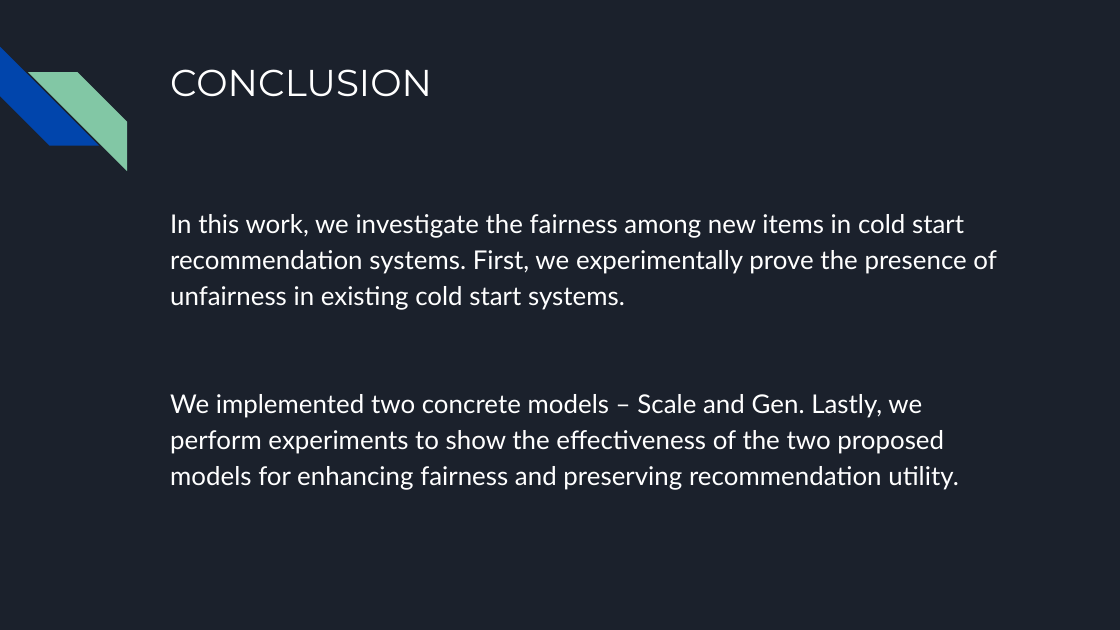
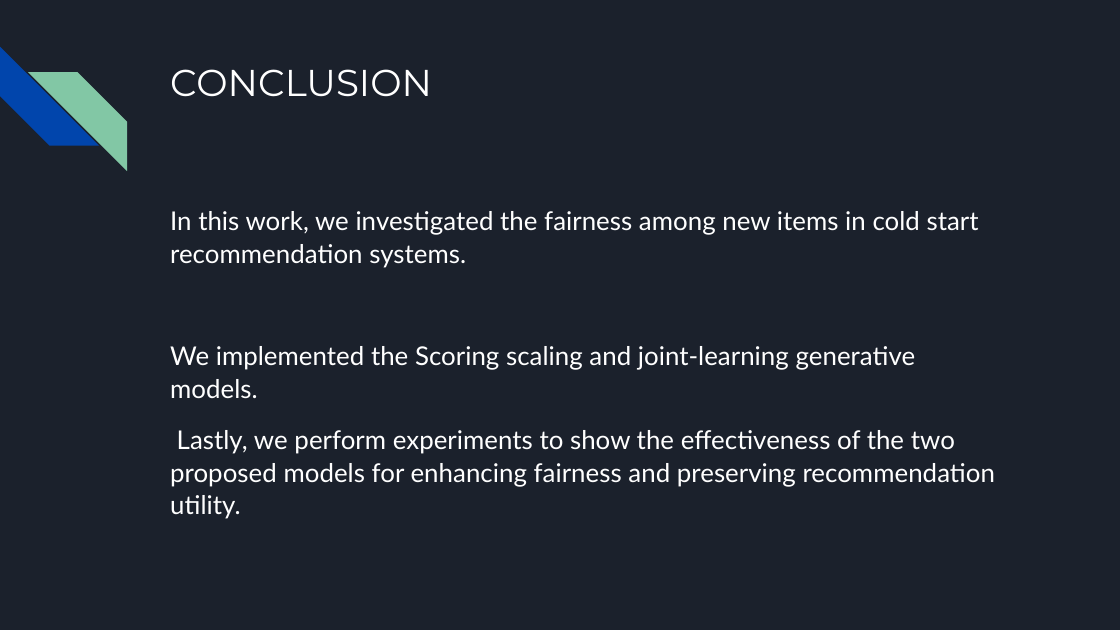
Before and after one commit to nikhilvenkatkumsetty/Mitigating-Unfairness-and-Bias-in-Cold-Start-Recommenders, a slide deck: slide 18 of MIDSEM and ENDSEM Presentations/IT458-IR_Endsem_Team-17_Nikhil_Amith.pptx. Drawn at 1120x630 pixels with LibreOffice and Linux fonts; fonts in the diff are those of the drawing. Boxes give left, top, right and bottom in pixels: in the first picture for what was removed or moved away, otherwise in the second. Text is boxed around its words. In the diff, an @@ line names an element or a change of style, - is before the commit and + after.

```diff
--- a/MIDSEM and ENDSEM Presentations/IT458-IR_Endsem_Team-17_Nikhil_Amith.pptx
+++ b/MIDSEM and ENDSEM Presentations/IT458-IR_Endsem_Team-17_Nikhil_Amith.pptx
@@ text at <box>170,211,996,519</box>: text changed @@
-In this work, we investigate the fairness among new items in cold start recommendation systems. First, we experimentally prove the presence of unfairness in existing cold start systems.
-We implemented two concrete models – Scale and Gen. Lastly, we perform experiments to show the effectiveness of the two proposed models for enhancing fairness and preserving recommendation utility.
+In this work, we investigated the fairness among new items in cold start recommendation systems.
+We implemented the Scoring scaling and joint-learning generative models.
+Lastly, we perform experiments to show the effectiveness of the two proposed models for enhancing fairness and preserving recommendation utility.
```
Also in this commit, not shown: 10 other slides changed, 1 slide added, 1 slide removed, 1 other file.
